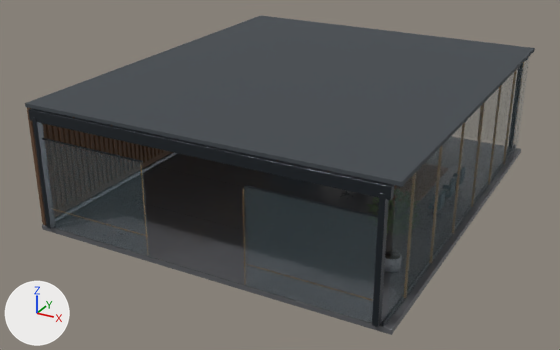
Before and after pictures for a commit that changed the glTF model gabriel/models/environment-5.glb.
The view is the same before and after, from a 50 mm lens placed at (16.2, -30.4, 16.3), pointed at (-0.8, 0.6, 0.8). The lights are fixed; the arrows at lower left show +X, +Y and +Z. The older version comes first. Vertices at exactly the same position are counted once.

The first picture shows 'Continuous floor slab'.
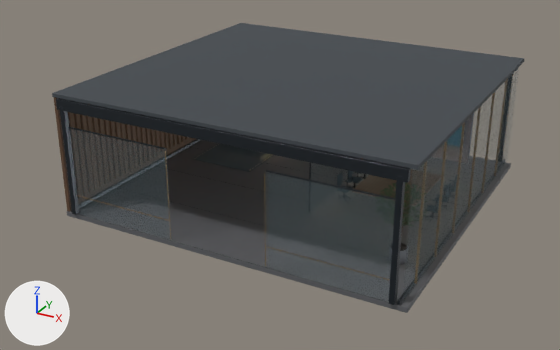
Where the change shows, as pixel boxes [x1, y1, x2, y2] in the pictures (560 x 350 px; the box of a moved part takes in the faces that stretch with it):
'Continuous floor slab', reshaped, moved, rescaled (7% narrower, 9% shorter): before [25, 16, 535, 335]; after [52, 23, 524, 313]
part 1 of me_cube_1054, moved or reshaped (mostly hidden): before [68, 129, 72, 144]; after [86, 116, 90, 131]
part 2 of me_cube_1054, moved or reshaped (mostly hidden): before [93, 135, 97, 150]; after [103, 119, 107, 135]
part 3 of me_cube_1054, added: after [311, 163, 355, 185]
part 4 of me_cube_1054, deleted (mostly hidden): before [42, 123, 393, 224]
part 5 of me_cube_1054, moved or reshaped (mostly hidden): before [31, 121, 396, 319]; after [54, 98, 413, 305]
part 6 of me_cube_1054, recoloured: before [42, 148, 521, 335]; after [67, 140, 511, 313]
part 7 of me_cube_1054, recoloured: before [27, 108, 394, 223]; after [54, 97, 410, 205]
part 8 of me_cube_1054, edited (looks the same): [52, 23, 524, 170] in both
part 9 of me_cube_1054, recoloured: after [198, 143, 274, 172]

What changed in the scene script:
```text
Add mat_zaion_deep_navy_architectural_lacquer_005___indirect_bake:
    mat_zaion_deep_navy_architectural_lacquer_005___indirect_bake = bpy.data.materials.new('zAIon deep navy architectural lacquer.005 | indirect bake')
    # colours: dark blue #1d2e4d
    # uses the picture img_static_indirect_sector_5
Add mat_midnight_woven_upholstery_005___indirect_bake:
    mat_midnight_woven_upholstery_005___indirect_bake = bpy.data.materials.new('Midnight woven upholstery.005 | indirect bake')
    # uses the picture img_midnight_woven_upholstery_micro_normal
    # uses the picture img_midnight_woven_upholstery_roughness
    # uses the picture img_midnight_woven_upholstery_surface
    # uses the picture img_static_indirect_sector_5
Add mat_quarter_sawn_walnut_005___indirect_bake:
    mat_quarter_sawn_walnut_005___indirect_bake = bpy.data.materials.new('Quarter sawn walnut.005 | indirect bake')
    # uses the picture img_quarter_sawn_walnut_micro_normal
    # uses the picture img_quarter_sawn_walnut_roughness
    # uses the picture img_quarter_sawn_walnut_surface
    # uses the picture img_static_indirect_sector_5
Add mat_floor_stone_with_baked_contact_occlusion_005___indirect_bake:
    mat_floor_stone_with_baked_contact_occlusion_005___indirect_bake = bpy.data.materials.new('Floor stone with baked contact occlusion.005 | indirect bake')
    # uses the picture img_honed_graphite_limestone_micro_normal
    # uses the picture img_honed_graphite_limestone_roughness
    # uses the picture img_honed_graphite_limestone_surface
    # uses the picture img_static_indirect_sector_5
Add mat_graphite_acoustic_ceiling_005___indirect_bake:
    mat_graphite_acoustic_ceiling_005___indirect_bake = bpy.data.materials.new('Graphite acoustic ceiling.005 | indirect bake')
    # colours: dark grey #42484d
    # uses the picture img_static_indirect_sector_5
Change me_cube_1054:
    used by ob_continuous_floor_slab; location = (0.0, 2.0, 2.76); scale = (10.2, 10.2, 10.2)
    remove me_cube_1054.from_pydata(...)  # 12596 vertices, 18874 faces; spans x -0.84..0.84, y -1.0..1.0, z -0.3..0.3
    add me_cube_1054.from_pydata(...)  # 12818 vertices, 19041 faces; spans x -0.84..0.84, y -1.0..1.0, z -0.3..0.3
    me_cube_1054 part 1: the loose piece of 24 vertices spanning x -0.81..-0.8, y -0.78, z -0.23..0.25 is moved by (0.0, 0.01, 0.0), in mat_quarter_sawn_walnut_005___indirect_bake
    me_cube_1054 part 2: the loose piece of 24 vertices spanning x -0.81..-0.8, y -0.62, z -0.23..0.25 is moved by (0.0, -0.01, 0.0), in mat_quarter_sawn_walnut_005___indirect_bake
    me_cube_1054 part 3: a new loose piece, a box spanning x 0.1605..0.1639, y -0.3196..0.8113, z -0.2712..0.1419, in mat_office_clear_glazing_005 (greyish cyan #769099)
    me_cube_1054 part 4: 77 loose pieces with 1793 vertices, spanning x -0.81..0.75, y -0.98..0.99, z -0.27..0.29, are deleted
    me_cube_1054 part 5: 1032 vertices moved within x -0.81..0.77, y -0.98..0.98, z -0.27..0.25; 4352 vertices removed from x -0.81..0.78, y -0.98..0.98, z -0.27..0.29; 6314 vertices added at x -0.81..0.78, y -0.96..0.84, z -0.27..0.28
    me_cube_1054 part 6: 44 faces spanning x -0.84..0.84, y -0.98..0.98, z -0.3..-0.27 switch from mat_honed_graphite_limestone_005 (picture img_honed_graphite_limestone_surface) to mat_floor_stone_with_baked_contact_occlusion_005___indirect_bake
    me_cube_1054 part 7: 327 faces spanning x -0.83..0.62, y -0.98..0.98, z -0.27..0.28 switch from mat_quarter_sawn_walnut_005 to mat_quarter_sawn_walnut_005___indirect_bake
    me_cube_1054 part 8: 188 faces spanning x -0.84..0.84, y -0.98..0.98, z 0.28..0.3 switch from mat_graphite_acoustic_ceiling_005 (dark grey #42484d) to mat_graphite_acoustic_ceiling_005___indirect_bake
    me_cube_1054 part 9: 28 faces spanning x -0.68..-0.32, y 0.01..0.38, z -0.27 switch from mat_midnight_woven_upholstery_005 to mat_midnight_woven_upholstery_005___indirect_bake
    other edits to the shape of me_cube_1054 do not show in these pictures
    remove me_cube_1054.materials.append(mat_zaion_deep_navy_architectural_lacquer_005)  # dark blue #1d2e4d
    add me_cube_1054.materials.append(mat_zaion_deep_navy_architectural_lacquer_005___indirect_bake)
Change ob_continuous_floor_slab:
    ob_continuous_floor_slab.location: (0.0, 2.0, 2.76) -> (0.0, 1.6, 2.76)
    ob_continuous_floor_slab.scale: (10.2, 10.2, 10.2) -> (10.2, 8.14, 10.2)
```
